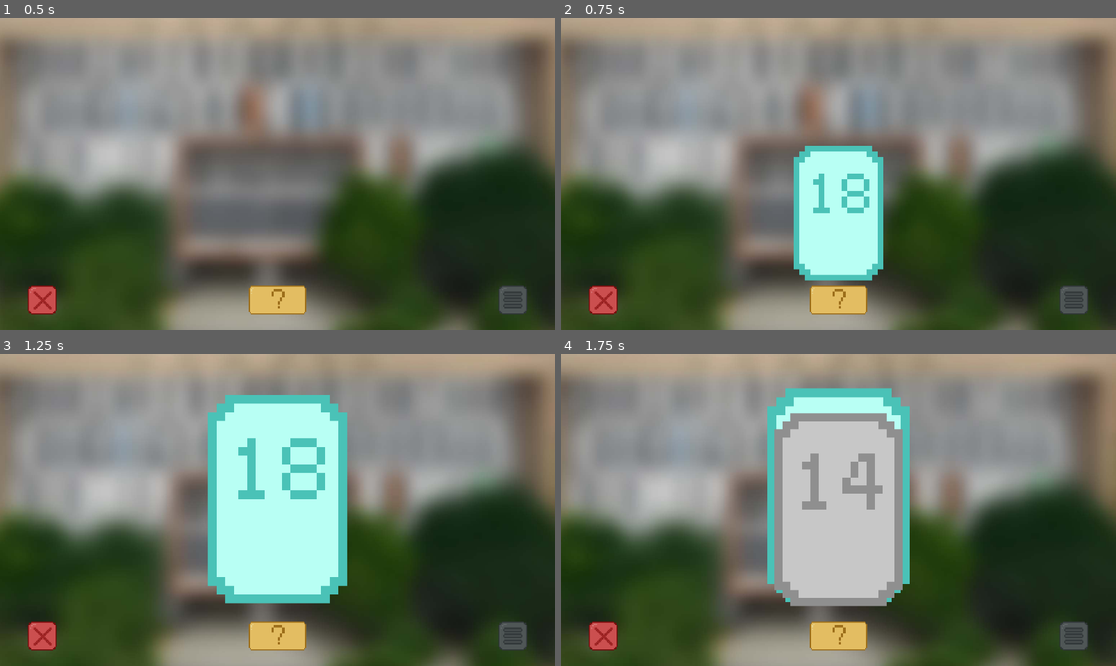
Above: before the commit, frames 1-4 (two rows, left to right).
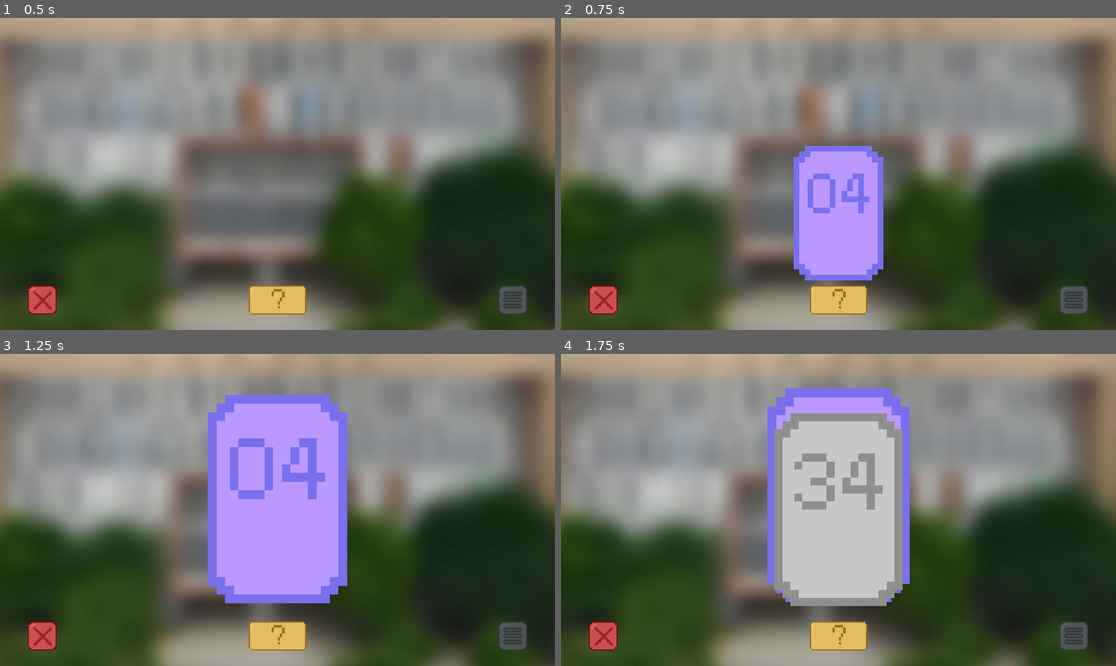
Above: after the commit, the same moments.

Repository: cfrank114/RandomStuPicker
Game: Godot game, scene res://scenes/picker.tscn
Same seed, same stepped clock (60 frames per second), same inputs: the game is played once before the commit and once after it.
Inputs (mouse positions are in pixels of both pictures, inside the frame that each line leads up to):
- Up to frame 1 (0.5 s): no input
- Up to frame 2 (0.75 s): click (838, 298) at 0.5 s
- Up to frame 3 (1.25 s): no input
- Up to frame 4 (1.75 s): click (838, 634) at 1.25 s

Frame 1 is identical in both runs. In frame 2, 6.8% of the frame differs, in the area x 41-59%, y 40-85%; in frame 3, 16%, in the area x 37-63%, y 13-80%; in frame 4, 4.0%.

Commit message:
1.1.1
File "data.json" removed due to change of directory to user://

Diff:
--- a/globals.gd
+++ b/globals.gd
@@ -1,8 +1,8 @@
 extends Node
 
-const app_ver = "1.1"
+const app_ver = "1.1.1"
 
-const data_template = {"data":{"constants":{"cp":{"10":[43,4 …(80 unchanged characters)… pecial":[12]},"settings":{"allow_cards":false,"allow_cp":true,"auto_erase_history":true,"except":[6,32,42],"fullscreen":true,"lang":"en","range":[1,49],"res":"1920x1080","tab_at_bottom":false}},"version":"1.1"}
+const data_template = {"data":{"constants":{"cp":{"10":[43,4 …(80 unchanged characters)… pecial":[12]},"settings":{"allow_cards":true,"allow_cp":false,"auto_erase_history":true,"except":[6,32,42],"fullscreen":true,"lang":"en","range":[1,49],"res":"1200x720","tab_at_bottom":false}},"version":"1.1"}
 
 const number_color={
 	"normal":Vector4(143,143,143,255),
@@ -23,12 +23,12 @@
 var dest=Vector2(0,0)
 var dest_scale = Vector2(0.3,0.3)
 
-const data_file_path = "res://data/data.json"
+const data_file_path = "user://data/data.json"
 #var data_file_path = OS.get_executable_path().get_base_dir()+"/data/data.json"
 
 var data_file = FileAccess.open(data_file_path,FileAccess.READ_WRITE)
 
-@export var data:Dictionary = JSON.parse_string(data_file.get_as_text())
+var data = data_template.duplicate(true)
 
 var data_loaded = false
 
@@ -46,16 +46,11 @@
 	if FileAccess.file_exists(data_file_path):
 		data_file = FileAccess.open(data_file_path,FileAccess.READ_WRITE)
 		data = JSON.parse_string(data_file.get_as_text())
-		total = data["data"]["settings"]["range"][1]-data["data"]["settings"]["range"][0]+1-len(data["data"]["settings"]["except"])
+		if not data:
+			create()
 	else:
-		data_file = FileAccess.open(data_file_path,FileAccess.WRITE)
-		var temp_data = JSON.stringify(data_template)
-		data_file.resize(0)
-		data_file.store_string(temp_data)
-		data_file.close()
-		data_file = FileAccess.open(data_file_path,FileAccess.READ_WRITE)
-		data = data_template
-		total = data["data"]["settings"]["range"][1]-data["data"]["settings"]["range"][0]+1-len(data["data"]["settings"]["except"])
+		create()
+	total = data["data"]["settings"]["range"][1]-data["data"]["settings"]["range"][0]+1-len(data["data"]["settings"]["except"])
 	TranslationServer.set_locale(data["data"]["settings"]["lang"])
 	if data["data"]["settings"]["fullscreen"]:
 		DisplayServer.window_set_mode(DisplayServer.WINDOW_MODE_FULLSCREEN)
@@ -63,10 +58,26 @@
 		get_window().size=res[Globals.data["data"]["settings"]["res"]]
 		get_window().position=Vector2(120,100)
 
+func create():
+	data = null
+	data = data_template.duplicate(true)
+	data_file = FileAccess.open(data_file_path,FileAccess.WRITE_READ)
+	var temp_data = JSON.stringify(data)
+	if (FileAccess.get_open_error()==7):
+		var access = DirAccess.open("user://")
+		access.make_dir_recursive("user://data")
+		data_file = FileAccess.open(data_file_path,FileAccess.WRITE_READ)
+	print(FileAccess.get_open_error())
+	data_file.resize(0)
+	data_file.store_string(temp_data)
+	data_file.flush()
+
+
 func save():
 	var json = JSON.new()
 	var temp_data = json.stringify(Globals.data)
 	data_file.resize(0)
+	data_file.seek(0)
 	data_file.store_string(temp_data)
 	data_file.close()
 
--- a/project.godot
+++ b/project.godot
@@ -14,8 +14,9 @@
 config/name_localized={
 "zh_CN": "随机选人"
 }
-config/version="1.0"
+config/version="1.1.1"
 run/main_scene="res://scenes/picker.tscn"
+config/custom_user_dir_name="RandomStuPicker"
 config/features=PackedStringArray("4.3", "GL Compatibility")
 config/icon="res://assets/icon.png"
 
Not shown, changed: export_presets.cfg
